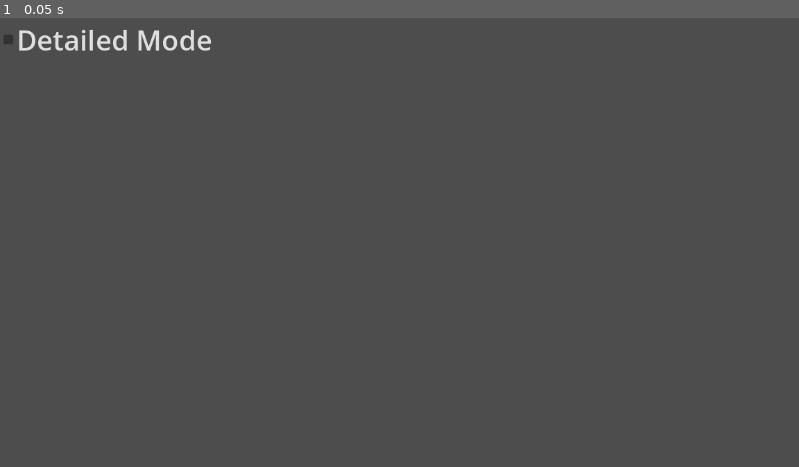
Above: before the commit, frame 1.
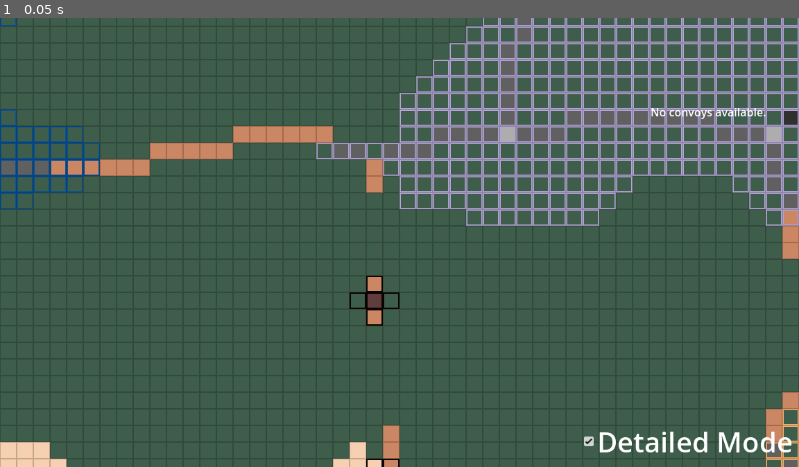
Above: after the commit, the same moment.

Repository: OoriData/DF_Godot
Game: Godot game, scene res://Scenes/game_root.tscn
Two runs of this game, one before a commit and one after it. Both use one fixed random seed, a clock stepped at 60 frames per second and the inputs below.
Inputs:
- Up to frame 1 (0.05 s): no input

The runs differ from the first frame. In frame 1, 21% of the frame differs, in the area x 0-100%, y 0-100%.
Error before the commit: Parse Error: Variable "convoy_focus_zoom_target_tiles_wide" has the same name as a previously declared variable. (res://Scripts/main.gd:64)

Commit message:
Merge clean

Diff:
--- a/Scenes/MapView.tscn
+++ b/Scenes/MapView.tscn
@@ -9,9 +9,6 @@
 
 [node name="MapRender" type="Node2D"]
 script = ExtResource("1_qf4ax")
-convoy_focus_zoom_target_tiles_wide = null
-convoy_menu_map_view_offset_percentage = null
-convoy_focus_zoom_target_tiles_high = null
 
 [node name="MapContainer" type="Node2D" parent="."]
 
--- a/Scripts/MapInteractionManager.gd
+++ b/Scripts/MapInteractionManager.gd
@@ -144,11 +144,6 @@
 	else:
 		printerr("MapInteractionManager: Camera node is invalid in initialize.")
 
-func set_current_map_screen_rect(rect: Rect2):
-	_current_map_screen_rect = rect
-	# print("MIM: Map screen rect updated to: ", _current_map_screen_rect) # DEBUG
-	# Trigger a camera constraint update immediately
-	_physics_process(0) # Call with dummy delta to re-evaluate constraints immediately
 func set_current_map_screen_rect(rect: Rect2):
 	_current_map_screen_rect = rect
 	# print("MIM: Map screen rect updated to: ", _current_map_screen_rect) # DEBUG
@@ -579,7 +574,6 @@
 
 									var viewport_rect = _current_map_screen_rect # Use map's effective screen rect for clamping
 
-									var viewport_rect = _current_map_screen_rect # Use map's effective screen rect for clamping
 									_current_drag_clamp_rect = Rect2(
 										viewport_rect.position.x + label_map_edge_padding,
 										viewport_rect.position.y + label_map_edge_padding,
@@ -667,7 +661,6 @@
 	var effective_max_clamp_val: float = max_zoom_from_export
 
 	if _initial_map_display_size.x > 0.001 and _initial_map_display_size.y > 0.001:
-		var viewport_pixel_size: Vector2 = _current_map_screen_rect.size # Use effective map screen size
 		var viewport_pixel_size: Vector2 = _current_map_screen_rect.size # Use effective map screen size
 		var map_world_size: Vector2 = _initial_map_display_size
 
@@ -762,59 +755,6 @@
 	#    main.gd's _apply_map_camera_and_ui_layout will use this exact position for its offset.
 	#    MIM's regular _physics_process on the next game tick will then apply clamping if needed.
 
-func set_and_clamp_camera_zoom(target_zoom_scalar: float):
-	if not is_instance_valid(camera):
-		return
-
-	var min_zoom_from_export: float = min_camera_zoom_level
-	var max_zoom_from_export: float = max_camera_zoom_level
-	var effective_min_clamp_val: float = min_zoom_from_export
-	var effective_max_clamp_val: float = max_zoom_from_export
-
-	if _initial_map_display_size.x > 0.001 and _initial_map_display_size.y > 0.001:
-		var viewport_pixel_size: Vector2 = _current_map_screen_rect.size # Uses the MIM's current understanding of the map's screen rect
-		var map_world_size: Vector2 = _initial_map_display_size
-
-		# Ensure map_world_size and viewport_pixel_size are valid before division
-		if map_world_size.x > 0.001 and map_world_size.y > 0.001 and viewport_pixel_size.x > 0.001 and viewport_pixel_size.y > 0.001 :
-			var req_zoom_x_to_fill_viewport: float = viewport_pixel_size.x / map_world_size.x
-			var req_zoom_y_to_fill_viewport: float = viewport_pixel_size.y / map_world_size.y
-			var dynamic_min_zoom_to_prevent_borders: float = max(req_zoom_x_to_fill_viewport, req_zoom_y_to_fill_viewport)
-			effective_min_clamp_val = max(min_zoom_from_export, dynamic_min_zoom_to_prevent_borders)
-			effective_max_clamp_val = max(effective_min_clamp_val, max_zoom_from_export)
-		# else: Fallback to export limits if map_world_size or viewport_pixel_size is invalid for dynamic calculation
-	# else: Fallback to export limits if _initial_map_display_size is invalid
-
-	var clamped_new_zoom_scalar: float = clamp(target_zoom_scalar, effective_min_clamp_val, effective_max_clamp_val)
-	var new_zoom_vector: Vector2 = Vector2(clamped_new_zoom_scalar, clamped_new_zoom_scalar)
-
-	if camera.zoom.is_equal_approx(new_zoom_vector):
-		return # No significant change in zoom after clamping
-
-	var old_zoom_for_signal = camera.zoom.x
-	camera.zoom = new_zoom_vector
-
-	if not is_equal_approx(old_zoom_for_signal, camera.zoom.x):
-		emit_signal("camera_zoom_changed", camera.zoom.x)
-
-func focus_camera_and_set_zoom(target_world_position: Vector2, target_zoom_scalar: float):
-	if not is_instance_valid(camera):
-		printerr("MIM: focus_camera_and_set_zoom - Camera is invalid.")
-		return
-
-	# 1. Set and clamp zoom first.
-	# This uses _current_map_screen_rect, which main.gd must have set correctly *before* calling this method.
-	set_and_clamp_camera_zoom(target_zoom_scalar) # This updates camera.zoom
-
-	# 2. Set camera position to the desired target.
-	camera.position = target_world_position
-
-	# 3. Immediately apply position clamping based on the new zoom and current map screen rect.
-	#    REMOVED: The immediate call to _physics_process(0) here.
-	#    Now, camera.position remains at target_world_position after this method.
-	#    main.gd's _apply_map_camera_and_ui_layout will use this exact position for its offset.
-	#    MIM's regular _physics_process on the next game tick will then apply clamping if needed.
-
 func _get_convoy_data_at_world_pos(world_pos: Vector2): # Removed -> Dictionary | null
 	"""Helper to find a convoy's data Dictionary at a given world position."""
 	if all_convoy_data.is_empty() or map_tiles.is_empty() or not map_tiles[0] is Array or map_tiles[0].is_empty():
--- a/Scripts/main.gd
+++ b/Scripts/main.gd
@@ -60,11 +60,6 @@
 @export var convoy_focus_zoom_target_tiles_high: float = 7.0 # Allow different aspect ratio for focus
 
 @export_group("Map Display") # Or an existing relevant group
-@export_group("Camera Focusing")
-@export var convoy_focus_zoom_target_tiles_wide: float = 10.0
-## When a convoy menu opens, this percentage of the map view's width is used to shift the convoy leftwards (camera rightwards) from the exact center.
-@export var convoy_menu_map_view_offset_percentage: float = 1
-@export var convoy_focus_zoom_target_tiles_high: float = 7.0 # Allow different aspect ratio for focus
 
 @export_group("Map Display") # Or an existing relevant group
 @export var show_detailed_view: bool = true
@@ -115,8 +110,6 @@
 	# Using an absolute path from the scene root for robustness.
 	# Assumes your main scene root is "GameRoot" and MenuManager is at "GameRoot/MenuUILayer/MenuManager"
 	var menu_manager_path = "/root/GameRoot/MenuUILayer/MenuManager"
-	var root_node = get_tree().root
-	if root_node.has_node(menu_manager_path.trim_prefix("/root/")): # has_node expects relative path from root
 	var root_node = get_tree().root
 	if root_node.has_node(menu_manager_path.trim_prefix("/root/")): # has_node expects relative path from root
 		menu_manager_ref = get_tree().root.get_node(menu_manager_path.trim_prefix("/root/"))
@@ -485,27 +478,6 @@
 	# Apply new camera offset based on the potentially new _current_map_display_rect
 	if is_instance_valid(map_camera):
 		var full_viewport_center = get_viewport().get_visible_rect().size / 2.0
-		var map_rect_center = _current_map_display_rect.position + _current_map_display_rect.size / 2.0
-		map_camera.offset = map_rect_center - full_viewport_center
-
-
-	# Recalculate _current_map_display_rect based on new viewport size and _is_map_in_partial_view
-	var full_viewport_rect = get_viewport().get_visible_rect()
-	if _is_map_in_partial_view:
-		_current_map_display_rect = Rect2(
-			full_viewport_rect.position.x,
-			full_viewport_rect.position.y,
-			full_viewport_rect.size.x / 3.0,
-			full_viewport_rect.size.y
-		)
-	else:
-		_current_map_display_rect = full_viewport_rect
-
-	# Apply new camera offset based on the potentially new _current_map_display_rect
-	if is_instance_valid(map_camera):
-		var full_viewport_center = get_viewport().get_visible_rect().size / 2.0
-		var map_rect_center = _current_map_display_rect.position + _current_map_display_rect.size / 2.0
-		map_camera.offset = map_rect_center - full_viewport_center
 
 	if is_instance_valid(map_interaction_manager) and map_interaction_manager.has_method("_handle_viewport_resize_constraints"):
 		map_interaction_manager._handle_viewport_resize_constraints() # Tell MIM to re-apply camera and zoom constraints
@@ -521,7 +493,7 @@
 	if is_instance_valid(convoy_list_panel_node):
 		_update_convoy_list_panel_position()
 
-	call_deferred("_update_map_display", false, false)
+	_apply_map_camera_and_ui_layout() # Call this to update camera offset and UI after rect change
 
 func _update_map_display(force_rerender_map_texture: bool = true, is_light_ui_update: bool = false):
 	# print("Main: _update_map_display() CALLED - TOP") # DEBUG
@@ -692,15 +664,9 @@
 			dragging_panel_for_ui,      # Pass the currently dragged panel (or null)
 			dragged_id_for_ui,          # Pass the ID of the currently dragged panel (or empty)
 			_current_map_display_rect, # Pass the current map display rect for UIManager clamping
-			_current_map_display_rect, # Pass the current map display rect for UIManager clamping
 			is_light_ui_update,         # Pass the light update flag
 			current_camera_zoom_for_ui  # Pass the current zoom level
 		)
-			current_camera_zoom_for_ui  # Pass the current zoom level
-		)
-		# print("Main: _update_map_display - ui_manager.update_ui_elements() CALL COMPLETED.") # DEBUG
-	else:
-		printerr("Main: _update_map_display - ui_manager IS NOT VALID. CANNOT CALL update_ui_elements.") # DEBUG
 
 
 func _on_gdm_convoy_data_updated(p_augmented_convoy_data: Array) -> void:
@@ -994,8 +960,6 @@
 	detailed_view_toggle.position = Vector2(
 		_current_map_display_rect.position.x + _current_map_display_rect.size.x - toggle_size.x - padding,
 		_current_map_display_rect.position.y + _current_map_display_rect.size.y - toggle_size.y - padding
-		_current_map_display_rect.position.x + _current_map_display_rect.size.x - toggle_size.x - padding,
-		_current_map_display_rect.position.y + _current_map_display_rect.size.y - toggle_size.y - padding
 	)
 
 func _update_convoy_list_panel_position() -> void:
@@ -1066,15 +1030,10 @@
 			dragging_panel_for_ui,
 			dragged_id_for_ui,                 # Pass the ID of the currently dragged panel (or empty)
 			_current_map_display_rect,         # Pass current map display rect for UIManager clamping
-			dragged_id_for_ui,                 # Pass the ID of the currently dragged panel (or empty)
-			_current_map_display_rect,         # Pass current map display rect for UIManager clamping
 			false,                # is_light_ui_update: false to trigger full label logic for hover
 			current_camera_zoom_for_ui         # Pass the current zoom level
 		)
-			current_camera_zoom_for_ui         # Pass the current zoom level
-		)
-	else:
-		printerr("Main (_on_mim_hover_changed): ui_manager is not valid. Cannot update UI.")
+
 func _on_mim_selection_changed(new_selected_ids: Array):
 	_selected_convoy_ids = new_selected_ids
 	# print("Main: MIM selection changed: ", _selected_convoy_ids) # DEBUG
@@ -1313,29 +1272,11 @@
 	var map_rect_center = _current_map_display_rect.position + _current_map_display_rect.size / 2.0
 	map_camera.offset = map_rect_center - full_viewport_center
 
-	if is_instance_valid(map_interaction_manager) and map_interaction_manager.has_method("set_current_map_screen_rect"):
-		map_interaction_manager.set_current_map_screen_rect(_current_map_display_rect)
 
 	# When all menus close, ensure MapInteractionManager knows the map is full screen again for its internal calculations (e.g., zoom clamping).
 	if is_instance_valid(map_interaction_manager) and map_interaction_manager.has_method("set_current_map_screen_rect"):
 		map_interaction_manager.set_current_map_screen_rect(_current_map_display_rect)
 
-	_apply_map_camera_and_ui_layout()
-
-func _apply_map_camera_and_ui_layout():
-	if not is_instance_valid(map_camera):
-		printerr("Main: MapCamera invalid in _apply_map_camera_and_ui_layout")
-		return
-
-	var full_viewport_center = get_viewport().get_visible_rect().size / 2.0
-	var map_rect_center = _current_map_display_rect.position + _current_map_display_rect.size / 2.0
-	map_camera.offset = map_rect_center - full_viewport_center
-
-	if is_instance_valid(map_interaction_manager) and map_interaction_manager.has_method("set_current_map_screen_rect"):
-		map_interaction_manager.set_current_map_screen_rect(_current_map_display_rect)
-
-	# It's good to refresh the display and UI element positions when resuming
-	_on_viewport_size_changed() # Recalculate positions of viewport-dependent UI
 
 # Example: Call this from MapInteractionManager when a convoy is clicked for its menu
 func request_open_convoy_menu_via_manager(convoy_data):
